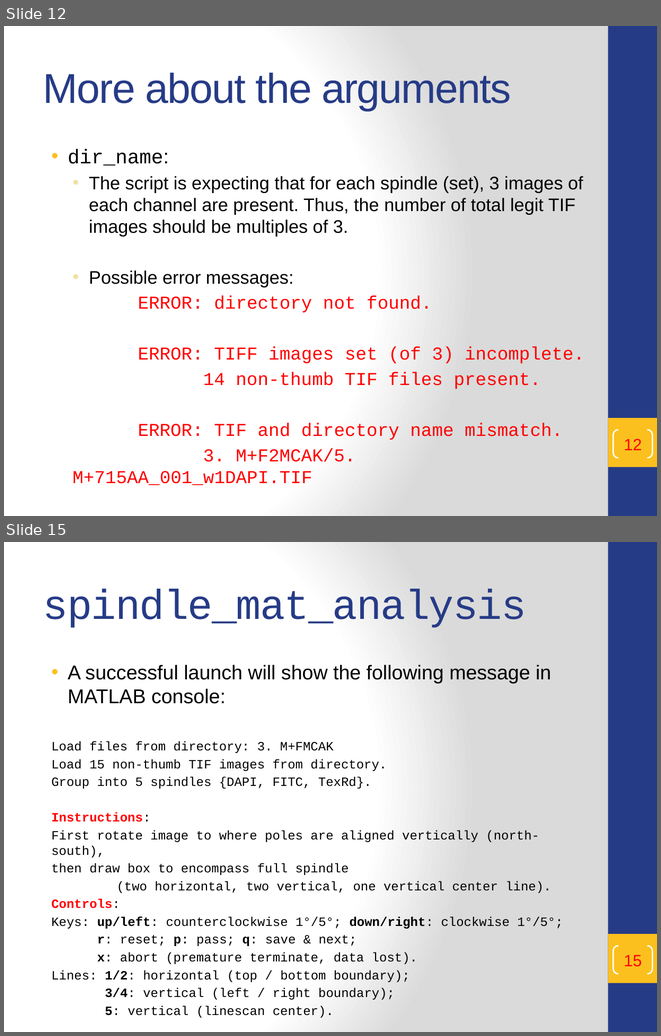
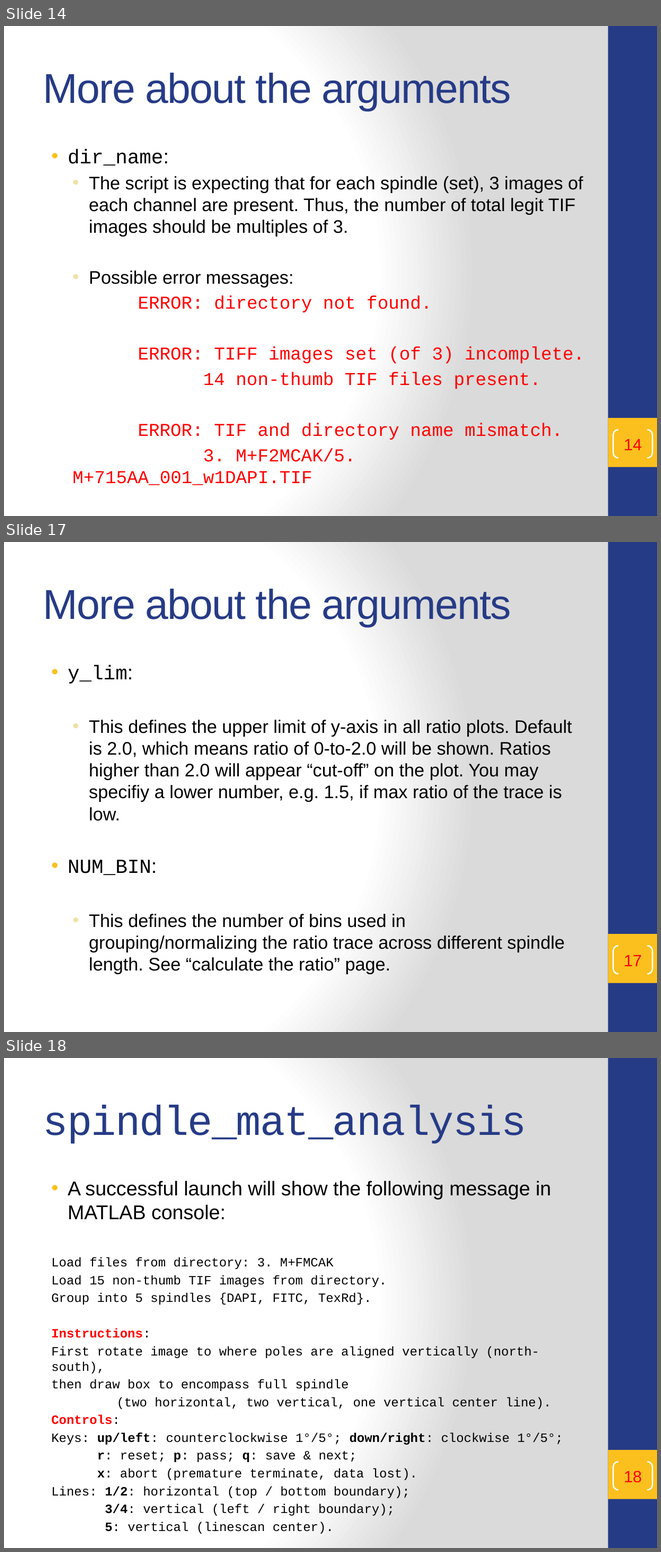
Before and after one commit to t47io/SpindleUtil, a slide deck: Scripts/SpindleQuantify/README.pptx. Shown one above the other, each under a label of ours: slides 12 and 15 before the commit, slides 14, 17 and 18 after it; the slides between them are not shown. The pictures are 661x1036 and 661x1552 pixels, drawn with LibreOffice and Linux fonts; fonts in the diff are those of the drawing. Boxes give left, top, right and bottom in pixels: in the first picture for what was removed or moved away, otherwise in the second. Text is boxed around its words. In the diff, an @@ line names an element or a change of style, - is before the commit and + after.

```diff
--- a/Scripts/SpindleQuantify/README.pptx
+++ b/Scripts/SpindleQuantify/README.pptx
@@ slide 17 added at (x1=4, y1=542, x2=657, y2=1032), background gradient #FFFFFF to #DADADA; not listed: 2 template elements that a slide beside it also shows @@
@@ title added at (x1=43, y1=589, x2=511, y2=627), 46 pt, text #263B86 @@
+More about the arguments
@@ text added at (x1=68, y1=665, x2=572, y2=973), 20 pt, text #000000 @@
+• y_lim:
+  • This defines the upper limit of y-axis in all ratio plots. Default is 2.0, which means ratio of 0-to-2.0 will be shown. Ratios higher than 2.0 will appear “cut-off” on the plot. You may specifiy a lower number, e.g. 1.5, if max ratio of the trace is low.
+• NUM_BIN:
+  • This defines the number of bins used in grouping/normalizing the ratio trace across different spindle length. See “calculate the ratio” page.
@@ page number added at (x1=613, y1=945, x2=652, y2=973), outline #FFFFFF 1.5 pt, 18 pt, text #FF0000 @@
+17
@@ what was slide 12 is now slide 14 @@
@@ page number at (x1=624, y1=439, x2=642, y2=450): text changed @@
-12
+14
@@ what was slide 15 is now slide 18 @@
@@ page number at (x1=624, y1=1470, x2=642, y2=1483): text changed @@
-15
+18
```
Also in this commit, not shown: 9 slides changed, 24 other slides added, 2 other files.
